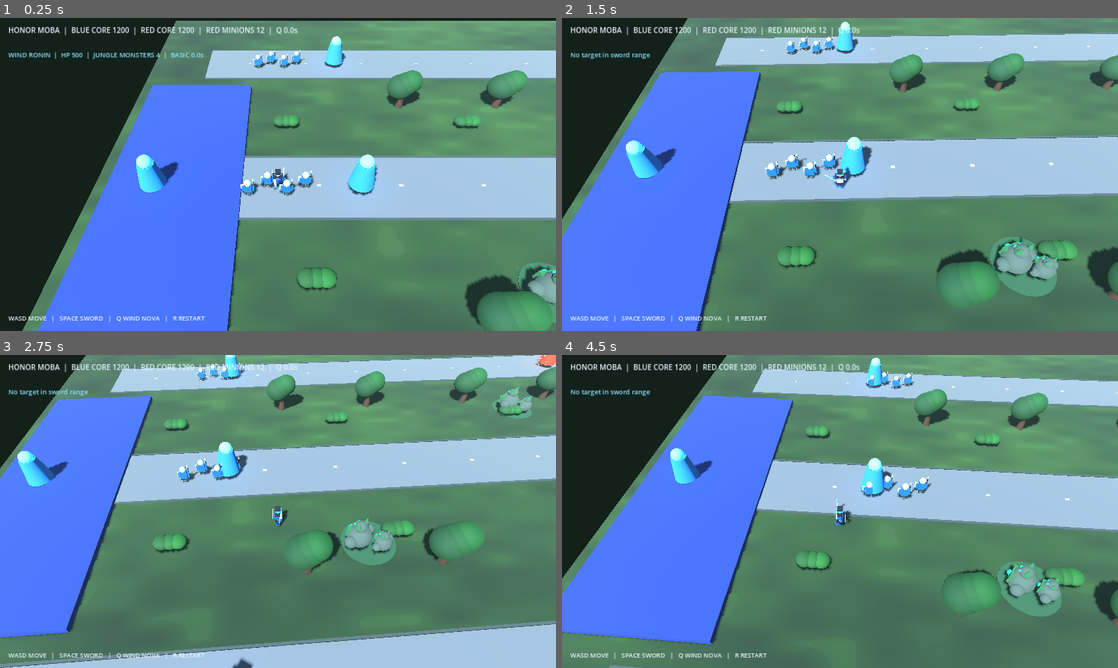
Above: before the commit, frames 1-4 (two rows, left to right).
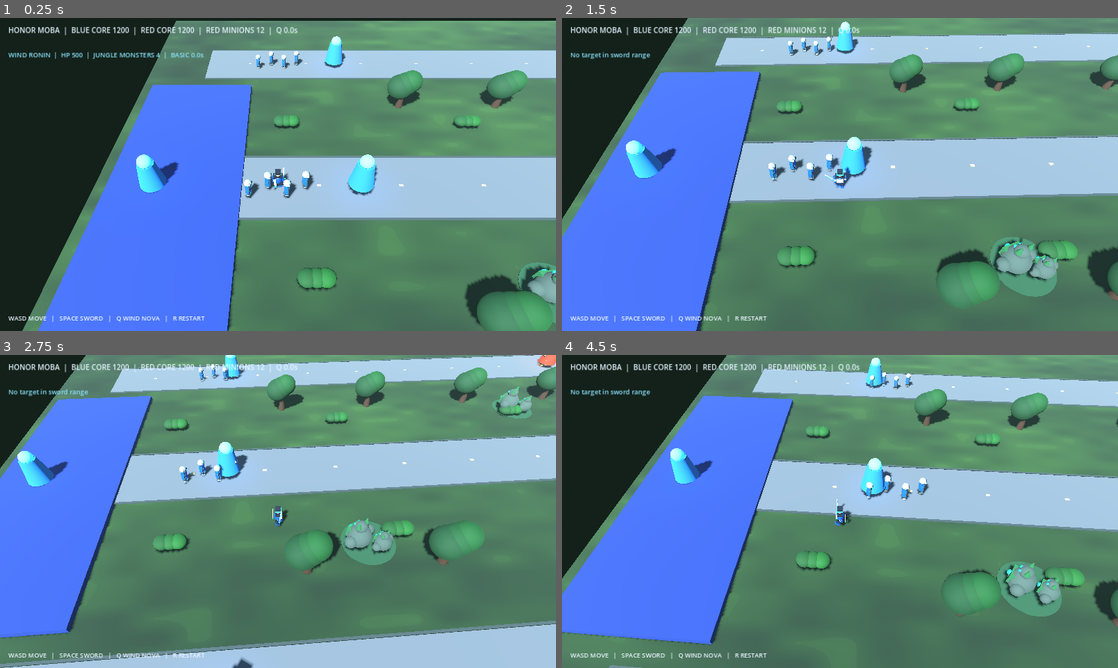
Above: after the commit, the same moments.

Repository: wdd143/Honor-MOBA-Project
Game: Godot game, scene res://scenes/main.tscn
Same seed, same stepped clock (60 frames per second), same inputs: the game is played once before the commit and once after it.
Inputs:
- Up to frame 1 (0.25 s): no input
- Up to frame 2 (1.5 s): hold D (move_right) 0.53-1.28 s; hold Space (attack) 0.53-1.28 s; hold S (move_back) from 1.28 s (still down); tap Space (attack) at 1.35 s
- Up to frame 3 (2.75 s): release S (move_back) at 2.03 s; hold D (move_right) from 2.03 s (still down); hold Space (attack) from 2.03 s (still down)
- Up to frame 4 (4.5 s): release D (move_right) at 2.78 s; release Space (attack) at 2.78 s; hold W (move_forward) 2.78-3.53 s; tap Space (attack) at 2.85, 4.35 s; hold Space (attack) 3.53-4.28 s; hold A (move_left) from 3.53 s (still down)

The runs differ from the first frame. In frame 1, 0.5% of the frame differs, in the area x 43-57%, y 10-58%; in frame 2, 0.5%, in the area x 36-51%, y 5-53%; in frame 3, 0.3%; in frame 4, 0.4%.

Commit message:
Animate lane soldiers and orient each wave toward its lane

Diff:
--- a/scripts/game.gd
+++ b/scripts/game.gd
@@ -160,6 +160,7 @@
 	var unit := Node3D.new()
 	unit.name = "Blue Minion" if blue else "Red Minion"
 	unit.position = pos
+	unit.rotation.y = -PI / 2.0 if blue else PI / 2.0
 	unit.set_meta("blue", blue)
 	unit.set_meta("hp", 120.0)
 	unit.set_meta("attack_timer", randf_range(0.1, 0.8))
@@ -212,6 +213,11 @@
 		if not is_instance_valid(unit):
 			units.erase(unit)
 			continue
+		var visual := unit.get_child(0) as Node3D
+		if visual:
+			var body_pivot := visual.get_node_or_null("BodyPivot") as Node3D
+			if body_pivot:
+				body_pivot.rotation.z = sin(game_time * 7.0 + unit.position.x) * 0.035
 		var hp := float(unit.get_meta("hp"))
 		if hp <= 0.0:
 			units.erase(unit)
